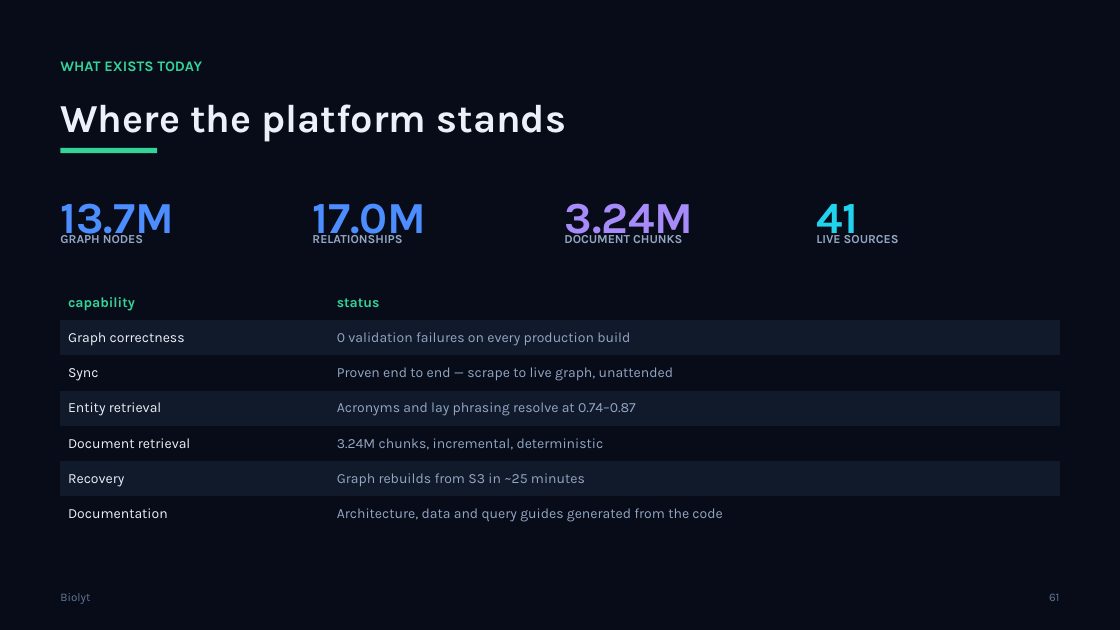
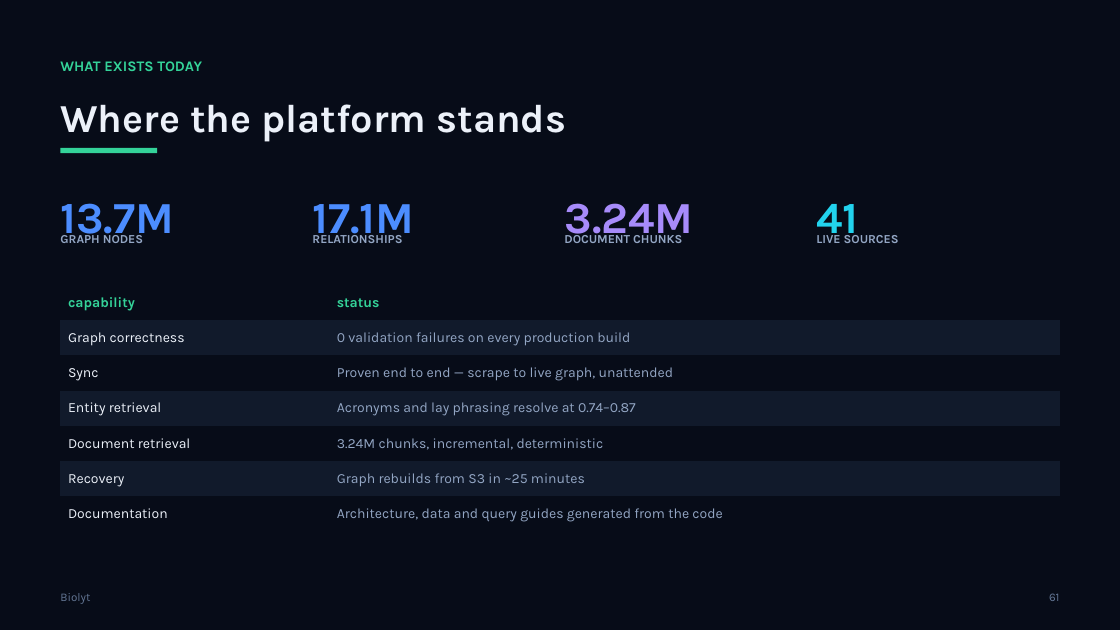
Before and after one commit to helmibiolyt/fullPipeline, a slide deck: slide 61 of presentation/Biolyt_Platform.pptx. Drawn at 1120x630 pixels with LibreOffice and Linux fonts; fonts in the diff are those of the drawing. Boxes give left, top, right and bottom in pixels: in the first picture for what was removed or moved away, otherwise in the second. Text is boxed around its words. In the diff, an @@ line names an element or a change of style, - is before the commit and + after.

```diff
--- a/presentation/Biolyt_Platform.pptx
+++ b/presentation/Biolyt_Platform.pptx
@@ text at box(312, 204, 414, 243): text changed @@
-17.0M
+17.1M
```
Also in this commit, not shown: 4 other slides changed, 2 other files.
